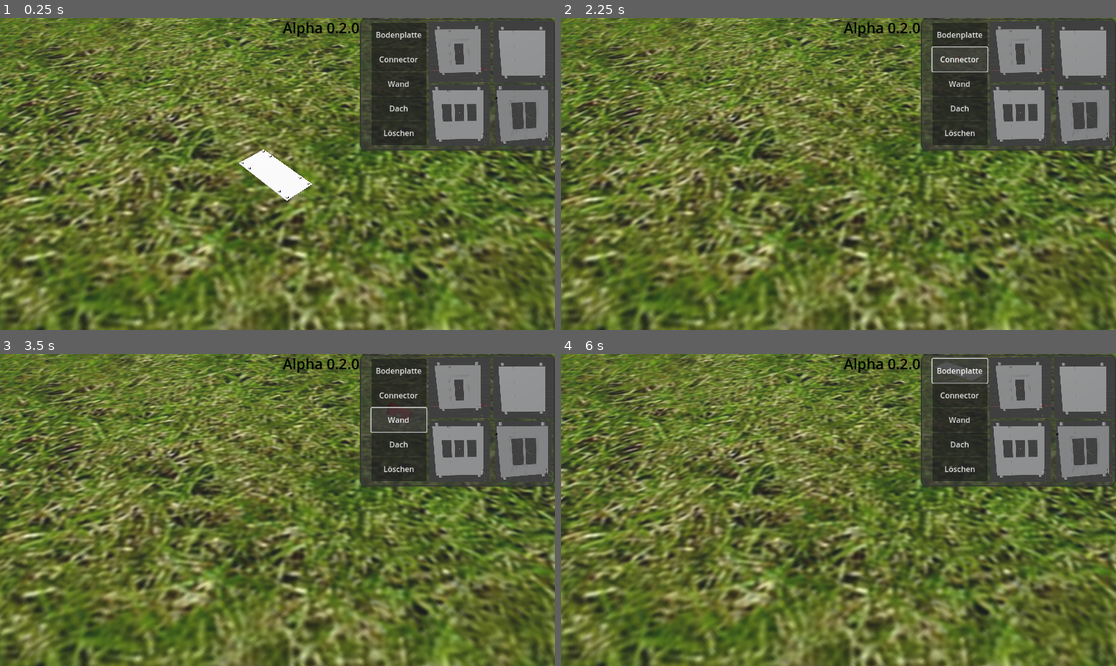
Above: before the commit, frames 1-4 (two rows, left to right).
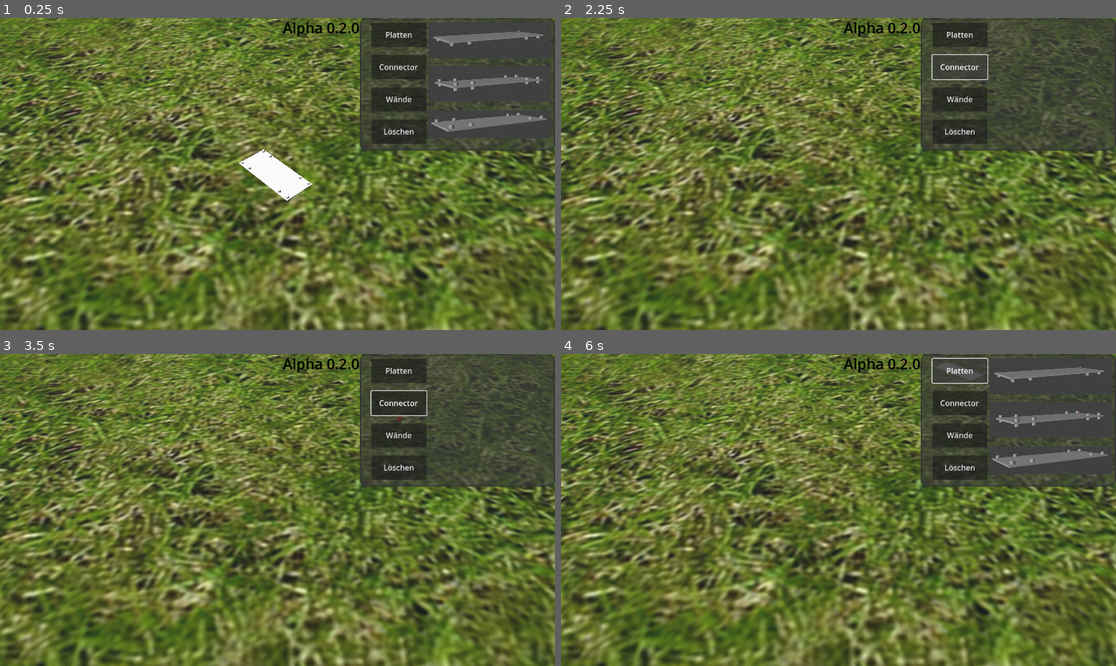
Above: after the commit, the same moments.

Repository: eduardoProggt/DKGBBMT
Game: Godot game, scene res://main_scene.tscn
Two runs of this game, one before a commit and one after it. Both use one fixed random seed, a clock stepped at 60 frames per second and the inputs below.
Inputs (mouse positions are in pixels of both pictures, inside the frame that each line leads up to):
- Up to frame 1 (0.25 s): no input
- Up to frame 2 (2.25 s): click (960, 33) at 0.5 s, where only the run before the commit has a clickable "Bodenplatte"; click (960, 33) at 1.25 s, where only the run after the commit has a clickable "Platten"; click "Connector" at 2 s
- Up to frame 3 (3.5 s): click (399, 419) at 2.75 s, where only the run before the commit has a clickable "Wand"
- Up to frame 4 (6 s): click (960, 435) at 3.5 s, where only the run after the commit has a clickable "Wände"; click (960, 444) at 4.25 s, where only the run before the commit has a clickable "Dach"; click "Löschen" at 5 s; click (960, 369) at 5.75 s, where only the run before the commit has a clickable "Bodenplatte"

The runs differ from the first frame. In frame 1, 6.1% of the frame differs, in the area x 66-100%, y 1-41%; in frame 2, 5.8%; in frame 3, 5.9%; in frame 4, 6.1%.
Error after the commit: Invalid call. Nonexistent function 'press' in base 'Button'. (res://control.gd:29)

Commit message:
Menü Dynamische Anzeige

Diff:
--- /dev/null
+++ b/Connector.gd
@@ -0,0 +1,5 @@
+extends Button
+
+func press(controlPanel : Control):
+	#Fürs erste.
+	Manager.set_current_ghost_tile(Manager.CONNECTOR)
--- /dev/null
+++ b/Plates.gd
@@ -0,0 +1,7 @@
+extends Button
+
+func press(controlPanel : Control):
+	var container : Container = controlPanel.find_child("PlateContainer")
+	container.visible = true
+	#Fürs erste.
+	Manager.set_current_ghost_tile(Manager.BODENPLATTE)
--- /dev/null
+++ b/Walls.gd
@@ -0,0 +1,7 @@
+extends Button
+
+func press(controlPanel : Control):
+	var container : Container = controlPanel.find_child("WaendeContainer")
+	container.visible = true
+	#Fürs erste.
+	Manager.set_current_ghost_tile(Manager.WAND)
--- a/control.gd
+++ b/control.gd
@@ -25,8 +25,10 @@
 	return result
 
 func _button_pressed(button):
-	if !button.name in buttonToAsset :
-		print(button.name + " nicht belegt")
-		return
-	var chosen_asset = buttonToAsset[button.name]
-	Manager.set_current_ghost_tile(chosen_asset)
+	_unshow_all_containers()
+	button.press(self)
+
+func _unshow_all_containers():
+	for child in get_children():
+		if child.is_class("Container"):
+			child.visible = false
--- a/main_scene.tscn
+++ b/main_scene.tscn
@@ -6,10 +6,16 @@
 [ext_resource type="Script" path="res://ghost_preview.gd" id="2_jwfvs"]
 [ext_resource type="Script" path="res://control.gd" id="5_1eqg5"]
 [ext_resource type="Script" path="res://manager.gd" id="6_gel6t"]
-[ext_resource type="Texture2D" uid="uid://bul2rn4wk1kkt" path="res://textures/Balkontuer.png" id="7_bndut"]
-[ext_resource type="Texture2D" uid="uid://cs2iif735lqqi" path="res://textures/Wand.png" id="8_ch8yc"]
-[ext_resource type="Texture2D" uid="uid://brbac5narnppu" path="res://textures/Fenster.png" id="9_7eiom"]
-[ext_resource type="Texture2D" uid="uid://cssv1is6ksqna" path="res://textures/Tuer.png" id="10_cgi4d"]
+[ext_resource type="Texture2D" uid="uid://bul2rn4wk1kkt" path="res://textures/Menu/Balkontuer.png" id="7_bndut"]
+[ext_resource type="Script" path="res://Plates.gd" id="7_d0f7b"]
+[ext_resource type="Script" path="res://Connector.gd" id="8_6htl2"]
+[ext_resource type="Texture2D" uid="uid://cs2iif735lqqi" path="res://textures/Menu/Wand.png" id="8_ch8yc"]
+[ext_resource type="Texture2D" uid="uid://brbac5narnppu" path="res://textures/Menu/Fenster.png" id="9_7eiom"]
+[ext_resource type="Script" path="res://Walls.gd" id="9_glc3s"]
+[ext_resource type="Texture2D" uid="uid://cssv1is6ksqna" path="res://textures/Menu/Tuer.png" id="10_cgi4d"]
+[ext_resource type="Texture2D" uid="uid://pruod3g7hxwi" path="res://textures/Menu/Dach.png" id="12_eowu6"]
+[ext_resource type="Texture2D" uid="uid://cce304pmhcrf6" path="res://textures/Menu/Zwischenplatte.png" id="13_e1iwj"]
+[ext_resource type="Texture2D" uid="uid://2sh08npnemj4" path="res://textures/Menu/Bodenplatte.png" id="14_8meh5"]
 
 [sub_resource type="BoxShape3D" id="BoxShape3D_ft0it"]
 size = Vector3(200, 1, 200)
@@ -104,31 +110,35 @@
 offset_top = 9.0
 offset_right = 138.0
 offset_bottom = 264.0
-theme_override_constants/separation = 1
-
-[node name="Button1" type="Button" parent="Control/BackgroundPanel/VBoxContainer"]
+theme_override_constants/separation = 17
+
+[node name="Plates" type="Button" parent="Control/BackgroundPanel/VBoxContainer"]
 custom_minimum_size = Vector2(0.07, 50)
 layout_mode = 2
-text = "Bodenplatte
+text = "Platten
 "
-
-[node name="Button2" type="Button" parent="Control/BackgroundPanel/VBoxContainer"]
+script = ExtResource("7_d0f7b")
+
+[node name="Connector" type="Button" parent="Control/BackgroundPanel/VBoxContainer"]
 custom_minimum_size = Vector2(0, 50)
 layout_mode = 2
 text = "Connector
 "
-
-[node name="Button3" type="Button" parent="Control/BackgroundPanel/VBoxContainer"]
-custom_minimum_size = Vector2(0, 50)
-layout_mode = 2
-text = "Wand"
+script = ExtResource("8_6htl2")
+
+[node name="Walls" type="Button" parent="Control/BackgroundPanel/VBoxContainer"]
+custom_minimum_size = Vector2(0, 50)
+layout_mode = 2
+text = "Wände"
+script = ExtResource("9_glc3s")
 
 [node name="Button4" type="Button" parent="Control/BackgroundPanel/VBoxContainer"]
-custom_minimum_size = Vector2(0, 50)
-layout_mode = 2
-text = "Dach"
-
-[node name="Button5" type="Button" parent="Control/BackgroundPanel/VBoxContainer"]
+visible = false
+custom_minimum_size = Vector2(0, 50)
+layout_mode = 2
+text = "DEPRECATED"
+
+[node name="Delete" type="Button" parent="Control/BackgroundPanel/VBoxContainer"]
 custom_minimum_size = Vector2(0, 50)
 layout_mode = 2
 text = "Löschen
@@ -187,7 +197,8 @@
 offset_right = 450.0
 offset_bottom = 263.0
 
-[node name="GridContainer" type="GridContainer" parent="Control"]
+[node name="WaendeContainer" type="GridContainer" parent="Control"]
+visible = false
 layout_mode = 0
 offset_left = 198.0
 offset_top = 6.0
@@ -195,30 +206,59 @@
 offset_bottom = 269.0
 columns = 2
 
-[node name="TextureBalkTuer" type="TextureRect" parent="Control/GridContainer"]
+[node name="TextureBalkTuer" type="TextureRect" parent="Control/WaendeContainer"]
 custom_minimum_size = Vector2(128, 128)
 layout_mode = 2
 texture = ExtResource("7_bndut")
 expand_mode = 4
 stretch_mode = 5
 
-[node name="TextureWand" type="TextureRect" parent="Control/GridContainer"]
+[node name="TextureWand" type="TextureRect" parent="Control/WaendeContainer"]
 custom_minimum_size = Vector2(128, 128)
 layout_mode = 2
 texture = ExtResource("8_ch8yc")
 expand_mode = 4
 stretch_mode = 5
 
-[node name="TextureFenster" type="TextureRect" parent="Control/GridContainer"]
+[node name="TextureFenster" type="TextureRect" parent="Control/WaendeContainer"]
 custom_minimum_size = Vector2(128, 128)
 layout_mode = 2
 texture = ExtResource("9_7eiom")
 expand_mode = 4
 stretch_mode = 5
 
-[node name="TextureTuer" type="TextureRect" parent="Control/GridContainer"]
+[node name="TextureTuer" type="TextureRect" parent="Control/WaendeContainer"]
 custom_minimum_size = Vector2(128, 128)
 layout_mode = 2
 texture = ExtResource("10_cgi4d")
 expand_mode = 4
 stretch_mode = 5
+
+[node name="PlateContainer" type="VBoxContainer" parent="Control"]
+layout_mode = 0
+offset_left = 198.0
+offset_top = 8.0
+offset_right = 451.0
+offset_bottom = 268.0
+theme_override_constants/separation = 12
+
+[node name="TextureRoof" type="TextureRect" parent="Control/PlateContainer"]
+custom_minimum_size = Vector2(128, 80)
+layout_mode = 2
+texture = ExtResource("12_eowu6")
+expand_mode = 1
+stretch_mode = 4
+
+[node name="TextureIntermediate" type="TextureRect" parent="Control/PlateContainer"]
+custom_minimum_size = Vector2(128, 80)
+layout_mode = 2
+texture = ExtResource("13_e1iwj")
+expand_mode = 1
+stretch_mode = 4
+
+[node name="TextureBaseplate" type="TextureRect" parent="Control/PlateContainer"]
+custom_minimum_size = Vector2(128, 80)
+layout_mode = 2
+texture = ExtResource("14_8meh5")
+expand_mode = 1
+stretch_mode = 4
Not shown: 1 places in main_scene.tscn that only renumber resources
Renamed: objects/Balkontuer.png -> textures/Menu/Balkontuer.png
Not shown, changed: textures/Menu/Balkontuer.png.import
Binary file added: textures/Menu/Bodenplatte.png
Not shown, added: textures/Menu/Bodenplatte.png.import
Binary file added: textures/Menu/Dach.png
Not shown, added: textures/Menu/Dach.png.import
Renamed: textures/Fenster.png -> textures/Menu/Fenster.png
Not shown, changed: textures/Menu/Fenster.png.import
Renamed: textures/Tuer.png -> textures/Menu/Tuer.png
Not shown, changed: textures/Menu/Tuer.png.import
Renamed: textures/Wand.png -> textures/Menu/Wand.png
(and 3 more such lines)
